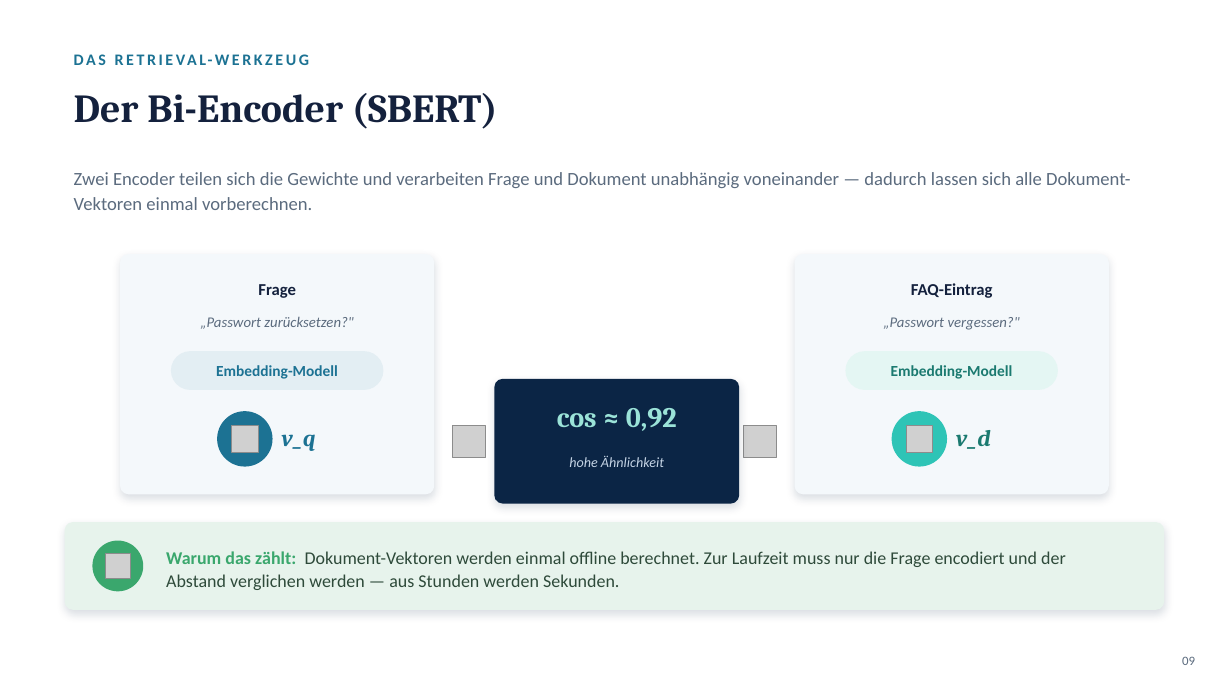
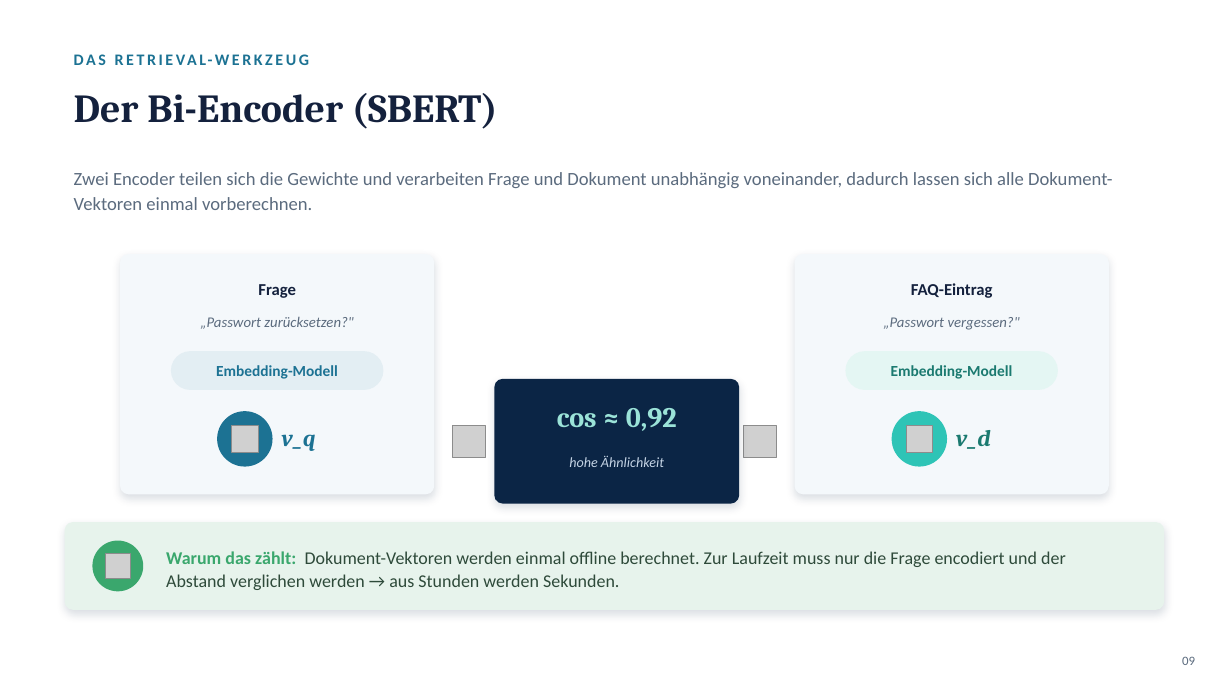
Before and after one commit to JBderLeuchtturm/nordlicht-workshop, a slide deck: slide 9 of RAG_Advanced_Folien.pptx. Drawn at 1232x693 pixels with LibreOffice and Linux fonts; fonts in the diff are those of the drawing; grey boxes stand for pictures. Boxes give left, top, right and bottom in pixels: in the first picture for what was removed or moved away, otherwise in the second. Text is boxed around its words. In the diff, an @@ line names an element or a change of style, - is before the commit and + after.

```diff
--- a/RAG_Advanced_Folien.pptx
+++ b/RAG_Advanced_Folien.pptx
@@ text at <box>74,172,1112,210</box>: text changed @@
-Zwei Encoder teilen sich die Gewichte und verarbeiten Frage und Dokument unabhängig voneinander — dadurch lassen sich alle Dokument-Vektoren einmal vorberechnen.
+Zwei Encoder teilen sich die Gewichte und verarbeiten Frage und Dokument unabhängig voneinander, dadurch lassen sich alle Dokument-Vektoren einmal vorberechnen.
@@ text at <box>166,551,1066,590</box>: text changed @@
-Warum das zählt: Dokument-Vektoren werden einmal offline berechnet. Zur Laufzeit muss nur die Frage encodiert und der Abstand verglichen werden — aus Stunden werden Sekunden.
+Warum das zählt: Dokument-Vektoren werden einmal offline berechnet. Zur Laufzeit muss nur die Frage encodiert und der Abstand verglichen werden → aus Stunden werden Sekunden.
```
Also in this commit, not shown: 29 other slides changed, 1 slide removed.
